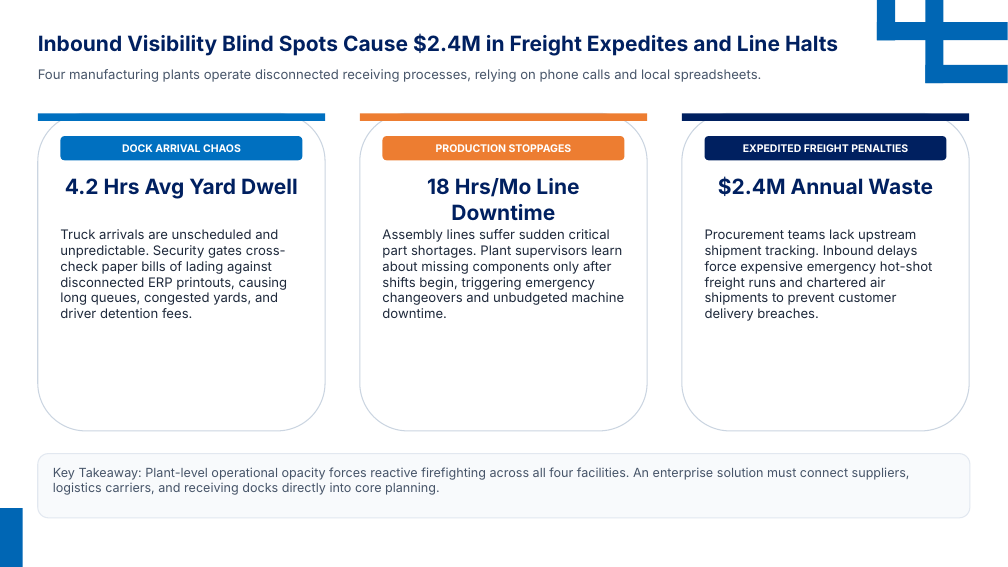
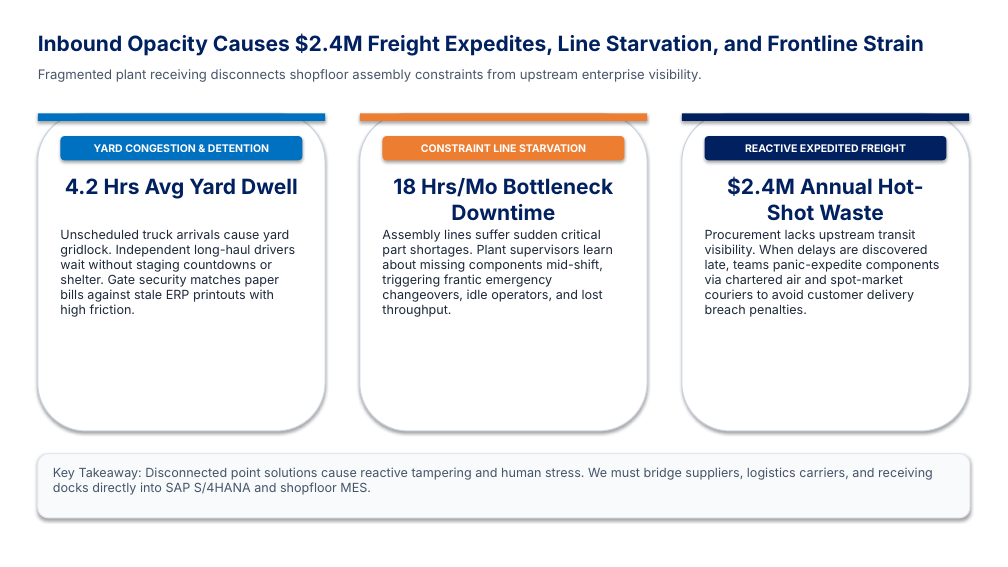
Before and after one commit to hemanthx446/ppt-mcp-server, a slide deck: slide 2 of Supplier_Delivery_Tracker_CIO_Briefing.pptx. Drawn at 1008x567 pixels with LibreOffice and Linux fonts; fonts in the diff are those of the drawing; background and template pictures are left out. Boxes give left, top, right and bottom in pixels: in the first picture for what was removed or moved away, otherwise in the second. Text is boxed around its words. In the diff, an @@ line names an element or a change of style, - is before the commit and + after.

```diff
--- a/Supplier_Delivery_Tracker_CIO_Briefing.pptx
+++ b/Supplier_Delivery_Tracker_CIO_Briefing.pptx
@@ rectangle removed at [877, 0, 895, 41] @@
@@ rectangle removed at [877, 22, 1008, 40] @@
@@ rectangle removed at [926, 0, 944, 83] @@
@@ text at [38, 33, 924, 56]: text changed @@
-Inbound Visibility Blind Spots Cause $2.4M in Freight Expedites and Line Halts
+Inbound Opacity Causes $2.4M Freight Expedites, Line Starvation, and Frontline Strain
@@ text at [38, 69, 702, 82]: text changed @@
-Four manufacturing plants operate disconnected receiving processes, relying on phone calls and local spreadsheets.
+Fragmented plant receiving disconnects shopfloor assembly constraints from upstream enterprise visibility.
@@ rectangle removed at [926, 65, 1008, 83] @@
@@ text in rounded rectangle at [94, 144, 269, 152]: text changed @@
-DOCK ARRIVAL CHAOS
+YARD CONGESTION & DETENTION
@@ shadow on in 10 elements at [38, 113, 325, 431], [38, 113, 325, 121], [360, 113, 647, 431], [360, 113, 647, 121], [682, 113, 969, 431], [682, 113, 969, 121], [38, 454, 970, 518], [705, 136, 947, 160], [60, 136, 302, 160], [383, 136, 625, 160] @@
@@ text in rounded rectangle at [421, 144, 586, 152]: text changed @@
-PRODUCTION STOPPAGES
+CONSTRAINT LINE STARVATION
@@ text in rounded rectangle at [745, 144, 906, 152]: text changed @@
-EXPEDITED FREIGHT PENALTIES
+REACTIVE EXPEDITED FREIGHT
@@ text at [393, 178, 613, 221]: text changed @@
-18 Hrs/Mo Line Downtime
+18 Hrs/Mo Bottleneck Downtime
@@ text at [727, 177, 924, 221]: text changed @@
-$2.4M Annual Waste
+$2.4M Annual Hot-Shot Waste
@@ text at [60, 229, 295, 317]: text changed; size 12.5 to 12 pt @@
-Truck arrivals are unscheduled and unpredictable. Security gates cross-check paper bills of lading against disconnected ERP printouts, causing long queues, congested yards, and driver detention fees.
+Unscheduled truck arrivals cause yard gridlock. Independent long-haul drivers wait without staging countdowns or shelter. Gate security matches paper bills against stale ERP printouts with high friction.
@@ text at [382, 229, 613, 317]: text changed; size 12.5 to 12 pt @@
-Assembly lines suffer sudden critical part shortages. Plant supervisors learn about missing components only after shifts begin, triggering emergency changeovers and unbudgeted machine downtime.
+Assembly lines suffer sudden critical part shortages. Plant supervisors learn about missing components mid-shift, triggering frantic emergency changeovers, idle operators, and lost throughput.
@@ text at [705, 229, 940, 317]: text changed; size 12.5 to 12 pt @@
-Procurement teams lack upstream shipment tracking. Inbound delays force expensive emergency hot-shot freight runs and chartered air shipments to prevent customer delivery breaches.
+Procurement lacks upstream transit visibility. When delays are discovered late, teams panic-expedite components via chartered air and spot-market couriers to avoid customer delivery breach penalties.
@@ text at [53, 467, 933, 495]: text changed @@
-Key Takeaway: Plant-level operational opacity forces reactive firefighting across all four facilities. An enterprise solution must connect suppliers, logistics carriers, and receiving docks directly into core planning.
+Key Takeaway: Disconnected point solutions cause reactive tampering and human stress. We must bridge suppliers, logistics carriers, and receiving docks directly into SAP S/4HANA and shopfloor MES.
@@ rectangle removed at [0, 508, 23, 567] @@
```
Also in this commit, not shown: 4 other slides changed, 3 slides added, 3 slides removed, 27 other files.
